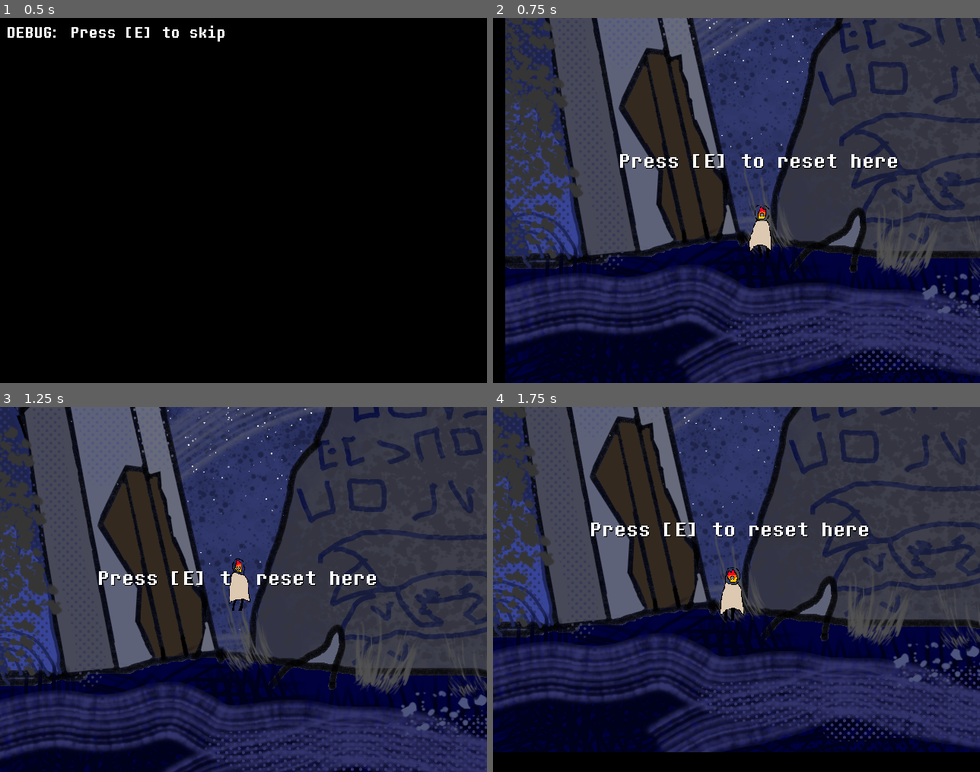
Above: before the commit, frames 1-4 (two rows, left to right).
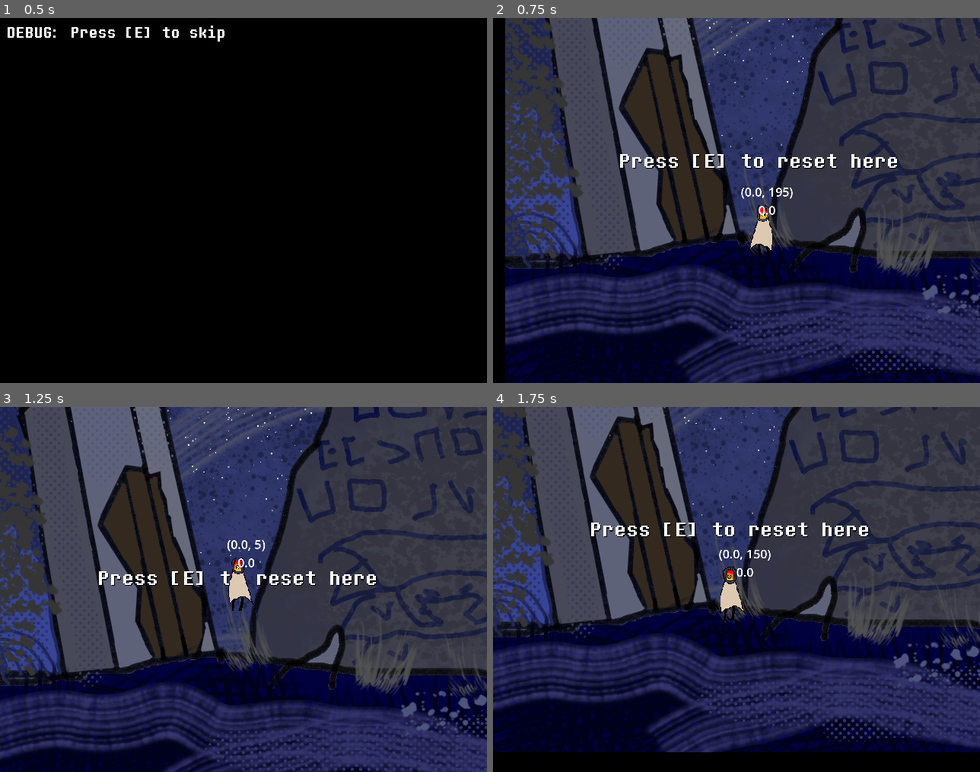
Above: after the commit, the same moments.

Repository: cloverian/a-sea-full
Game: Godot game, scene res://scenes/initialscene.tscn
Two runs of this game, one before a commit and one after it. Both use one fixed random seed, a clock stepped at 60 frames per second and the inputs below.
Inputs:
- Up to frame 1 (0.5 s): no input
- Up to frame 2 (0.75 s): tap E (E) at 0.5 s; tap A (A) at 0.6 s
- Up to frame 3 (1.25 s): tap Space (Jump) at 0.77 s; tap D (D) at 0.8 s
- Up to frame 4 (1.75 s): tap E (E) at 1.25, 1.55 s; tap D (D) at 1.35 s; tap Space (Jump) at 1.52 s

Frame 1 is identical in both runs. In frame 2, 0.3% of the frame differs, in the area x 50-62%, y 46-66%; in frame 3, 0.3%; in frame 4, 0.4%, in the area x 46-58%, y 39-59%.

Commit message:
Fixed one collision, tried to refactor player code to no avail :(

Diff:
--- a/scenes/map.tscn
+++ b/scenes/map.tscn
@@ -35,9 +35,6 @@
 [node name="CollisionPolygon2D2" type="CollisionPolygon2D" parent="Obstacles"]
 polygon = PackedVector2Array(923, -99, 924, -84, 984, -85, 1051, -53, 1094, -44, 1140, -29, 1139, -95, 981, -118)
 
-[node name="CollisionPolygon2D3" type="CollisionPolygon2D" parent="Obstacles"]
-polygon = PackedVector2Array(880, 24, 876, 70, 967, 73, 1117, 179, 1175, 132, 1024, 32)
-
 [node name="CollisionPolygon2D4" type="CollisionPolygon2D" parent="Obstacles"]
 polygon = PackedVector2Array(933, -306, 966, -232, 1026, -192, 1221, -198, 1330, -259, 1328, -294, 1238, -319, 1237, -363, 1218, -362, 1190, -322)
 
@@ -46,6 +43,9 @@
 
 [node name="CollisionPolygon2D6" type="CollisionPolygon2D" parent="Obstacles"]
 polygon = PackedVector2Array(1188, -479, 1244, -451, 1252, -479)
+
+[node name="CollisionPolygon2D3" type="CollisionPolygon2D" parent="Obstacles"]
+polygon = PackedVector2Array(873, 27, 877, 69, 965, 71, 1116, 184, 1256, 182, 1256, 143, 1177, 135, 1111, 85, 1078, 76, 1031, 34)
 
 [node name="RichTextLabel" type="RichTextLabel" parent="."]
 offset_left = 151.0
--- a/scenes/player.tscn
+++ b/scenes/player.tscn
@@ -60,7 +60,6 @@
 shape = SubResource("RectangleShape2D_i3pqv")
 
 [node name="Label" type="Label" parent="."]
-visible = false
 offset_left = -44.0
 offset_top = -129.0
 offset_right = 41.0
--- a/scripts/player.gd
+++ b/scripts/player.gd
@@ -9,7 +9,7 @@
 var direction : float = 0.0
 
 func _ready() -> void:
-	$Sprite.play("idle")
+	pass
 
 func _process(_delta) -> void:
 	if Input.is_action_just_pressed("E"):
@@ -31,17 +31,18 @@
 			jumps = 2
 			velocity.y = JUMP_VELOCITY * 1.2
 	if Input.is_action_just_pressed("S"):
-		velocity.y = -JUMP_VELOCITY * 7
-		# TODO: Better fastfall maybe?
+		velocity.y = -JUMP_VELOCITY * 4
 
 	direction = Input.get_axis("A", "D")
 	if direction:
-		turn = not Global.isNegative(direction)
-	$Sprite.flip_h = turn
+		$Sprite.flip_h = not Global.isNegative(direction)
 
 	if direction:
+		$Sprite.play("idle")
 		velocity.x += (direction * ACCELERATION) if abs(velocity.x) < MAXSPEED else 0.0
 	else:
+		$Sprite.frame = 0
+		$Sprite.stop()
 		velocity.x = move_toward(velocity.x, 0, ACCELERATION)
 
 	move_and_slide()
